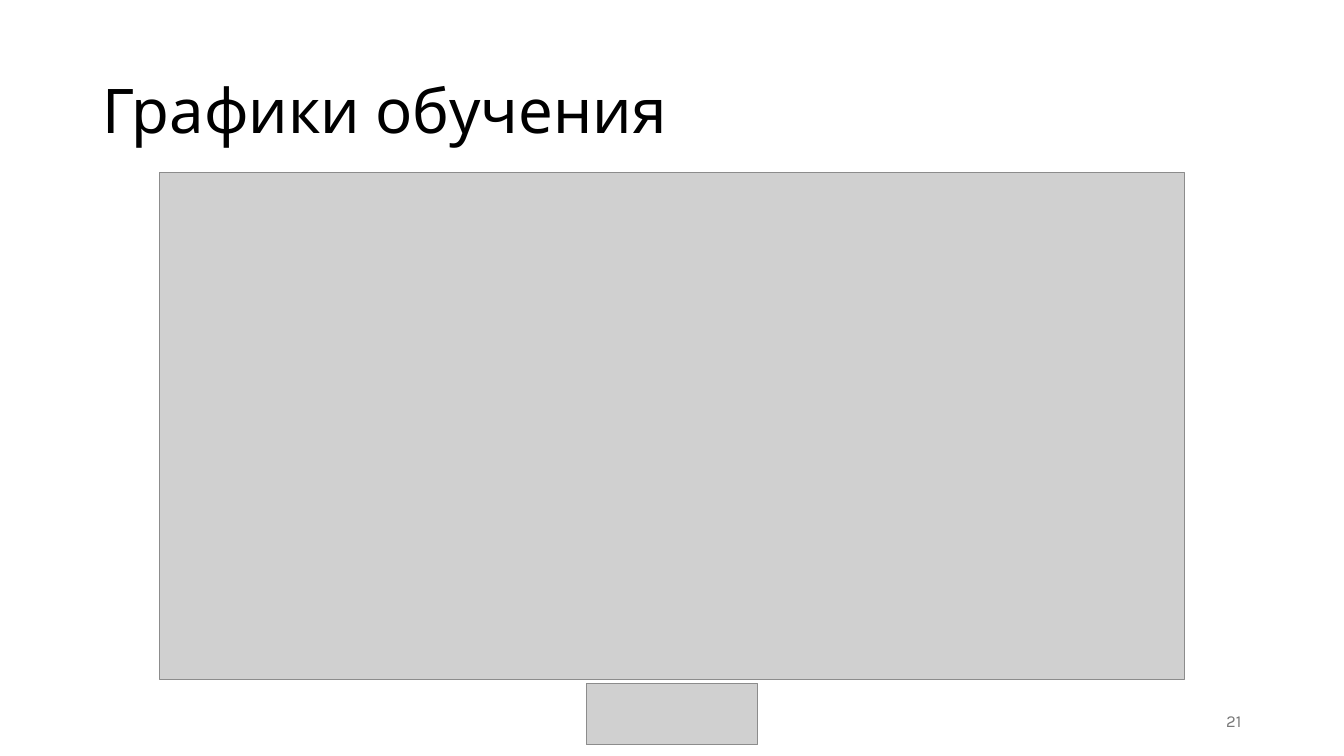
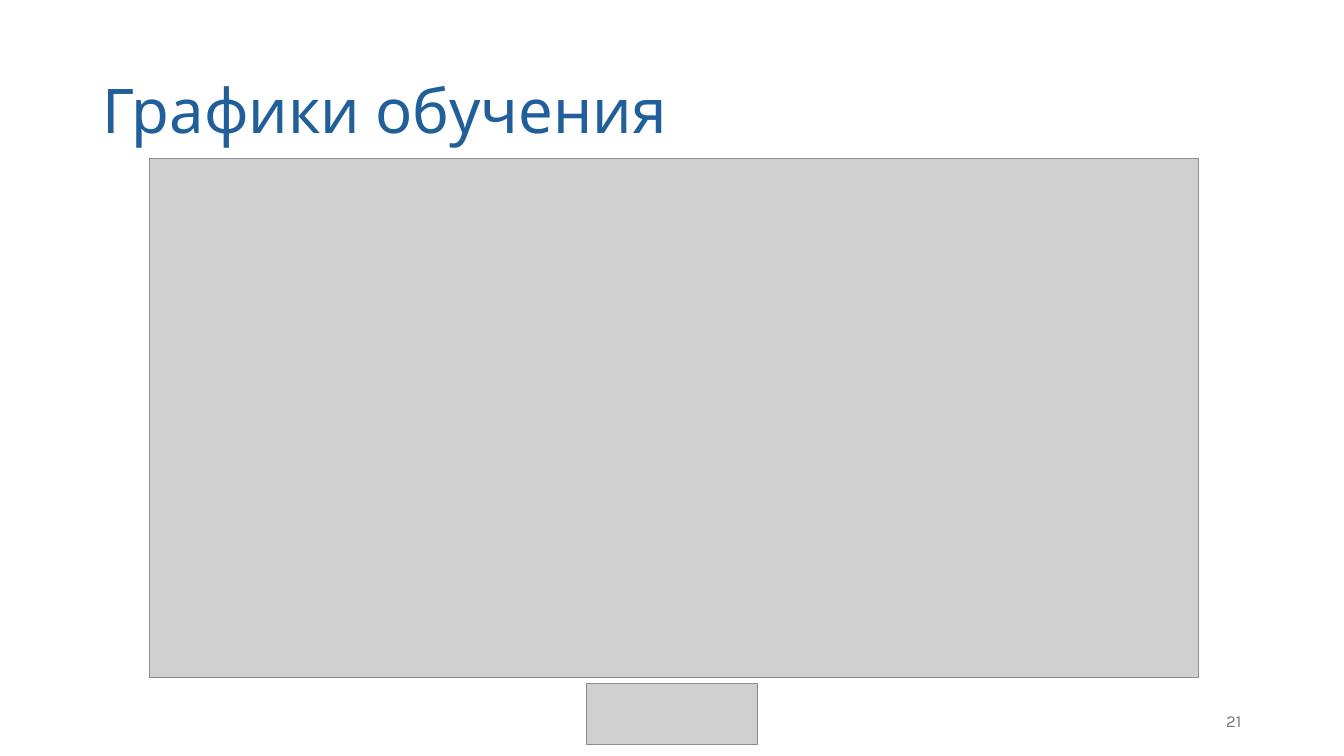
Before and after one commit to igotsummeronmymind/diploma, a slide deck: slide 21 of demo/diploma_present.pptx. Drawn at 1344x756 pixels with LibreOffice and Linux fonts; fonts in the diff are those of the drawing; grey boxes stand for pictures. Boxes give left, top, right and bottom in pixels: in the first picture for what was removed or moved away, otherwise in the second. Text is boxed around its words. In the diff, an @@ line names an element or a change of style, - is before the commit and + after.

```diff
--- a/demo/diploma_present.pptx
+++ b/demo/diploma_present.pptx
@@ title "Графики обучения" at box(102, 86, 666, 148): text colour #000000 to #215F9A @@
@@ picture: place and size @@
-picture at box(159, 172, 1185, 681)
+picture at box(149, 158, 1199, 679)
```
Also in this commit, not shown: 33 other slides changed, 2 other files.
